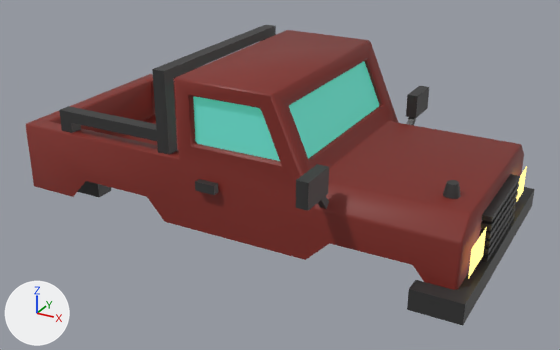
Renders of the glTF model src/models/car/chassis.glb from each side of a commit.
The view is the same before and after, from a camera (50 mm lens) standing at (1.5, -2.62, 1.92) and looking at (0.08, -0.04, 0.63). The axes (+X, +Y, +Z) are drawn at lower left. The lights are the same throughout. Where no turn or scale is listed for an object, it has been applied to the vertices.

The older version as bpy lines, for what is in view:
```python
mat_shadeglass = principled_material('shadeGlass')
mat_shadeglass.base_color = (0.151, 0.491, 0.53)  # cyan #6cbac0
mat_shadeglass.metallic = 0.2
mat_shadeglass.emission_color = (0.0263, 0.273, 0.166)  # green #2d8f71
mat_shadeglass.emission_strength = 1.0
mat_shadered = principled_material('shadeRed')
mat_shadered.base_color = (0.219, 0.024, 0.0172)  # red #812b23
me_cube_011 = bpy.data.meshes.new('Cube.011')
me_cube_011.from_pydata(...)  # 16 vertices, 8 faces; spans x -0.462..0.031, y -0.321..0.502, z 0.144..0.383
me_cube_011.materials.append(mat_shadeglass)  # cyan #6cbac0
me_cube_024 = bpy.data.meshes.new('Cube.024')
me_cube_024.from_pydata(...)  # 173 vertices, 286 faces; spans x -1.26..0.64, y -0.34..0.52, z -0.16..0.44
me_cube_024.materials.append(mat_shadered)  # red #812b23
me_cube_028 = bpy.data.meshes.new('Cube.028')
me_cube_028.from_pydata(...)  # 24 vertices, 38 faces; spans x -0.319..0.222, y -0.067..0.067, z -0.335..0.145
me_cube_028.materials.append(mat_shadeblack)  # black #353535
ob_shadeblack_023 = bpy.data.objects.new('shadeBlack_023', me_cube_028)
ob_shadeblack_023.location = (0.464, -0.514, 0.851)
ob_shadeblack_023.rotation_euler = (3.142, 0.0, 1.571)  # degrees (180, 0, 90)
ob_shadeblack_023.scale = (-0.342, -0.342, -0.342)
ob_shadeglass_001 = bpy.data.objects.new('shadeGlass.001', me_cube_011)
ob_shadeglass_001.location = (0.322, -0.092, 0.675)
ob_shadered_002 = bpy.data.objects.new('shadeRed_002', me_cube_024)
ob_shadered_002.location = (0.322, -0.092, 0.675)
# also in view: 'shadeBlack_008' at (0.98, -0.01, 0.64); 'shadeBlack_009.001' at (-0.47, 0.0, 0.97); 'shadeBlack_011' at (0.46, 0.5, 0.82); 'pureYellow_002' at (0.98, -0.31, 0.64); 'Cube.151' at (0.91, 0.0, 0.51)
```
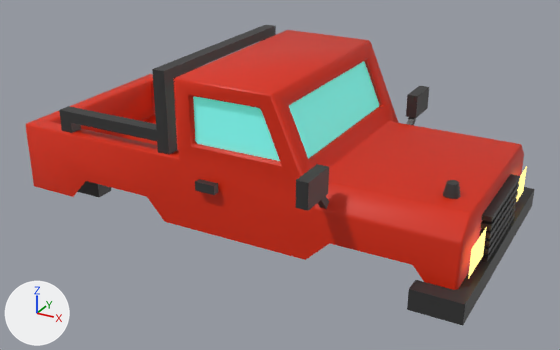
The change, as a list of edits to the scene's bpy script:
```text
Change mat_shadered:
    mat_shadered.base_color: (0.219, 0.024, 0.0172) -> (0.703, 0.021, 0.0)  # red #812b23 -> red #da2800
Change mat_shadeglass:
    mat_shadeglass.base_color: (0.151, 0.491, 0.53) -> (0.277, 0.927, 1.0)  # cyan #6cbac0 -> cyan #90f7ff
```

Where the change shows, as pixel boxes [x1, y1, x2, y2] in the pictures (560 x 350 px):
'shadeRed_002', recoloured
    both: [26, 30, 524, 290]
'shadeGlass.001', recoloured
    both: [193, 61, 379, 161]
